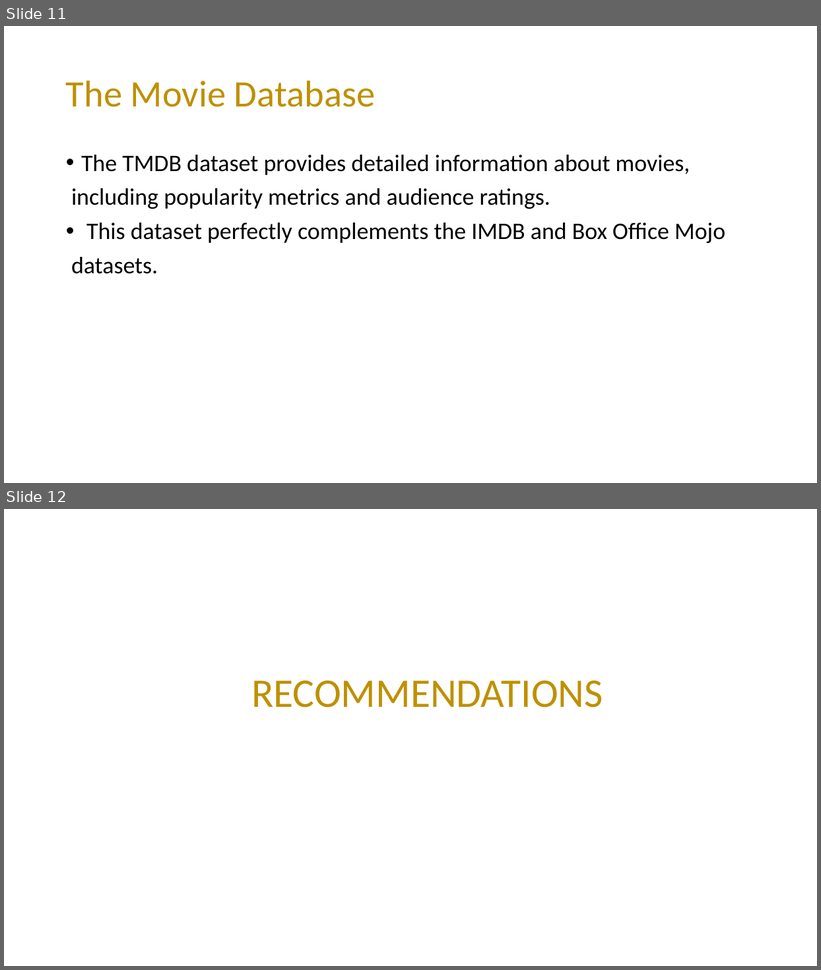
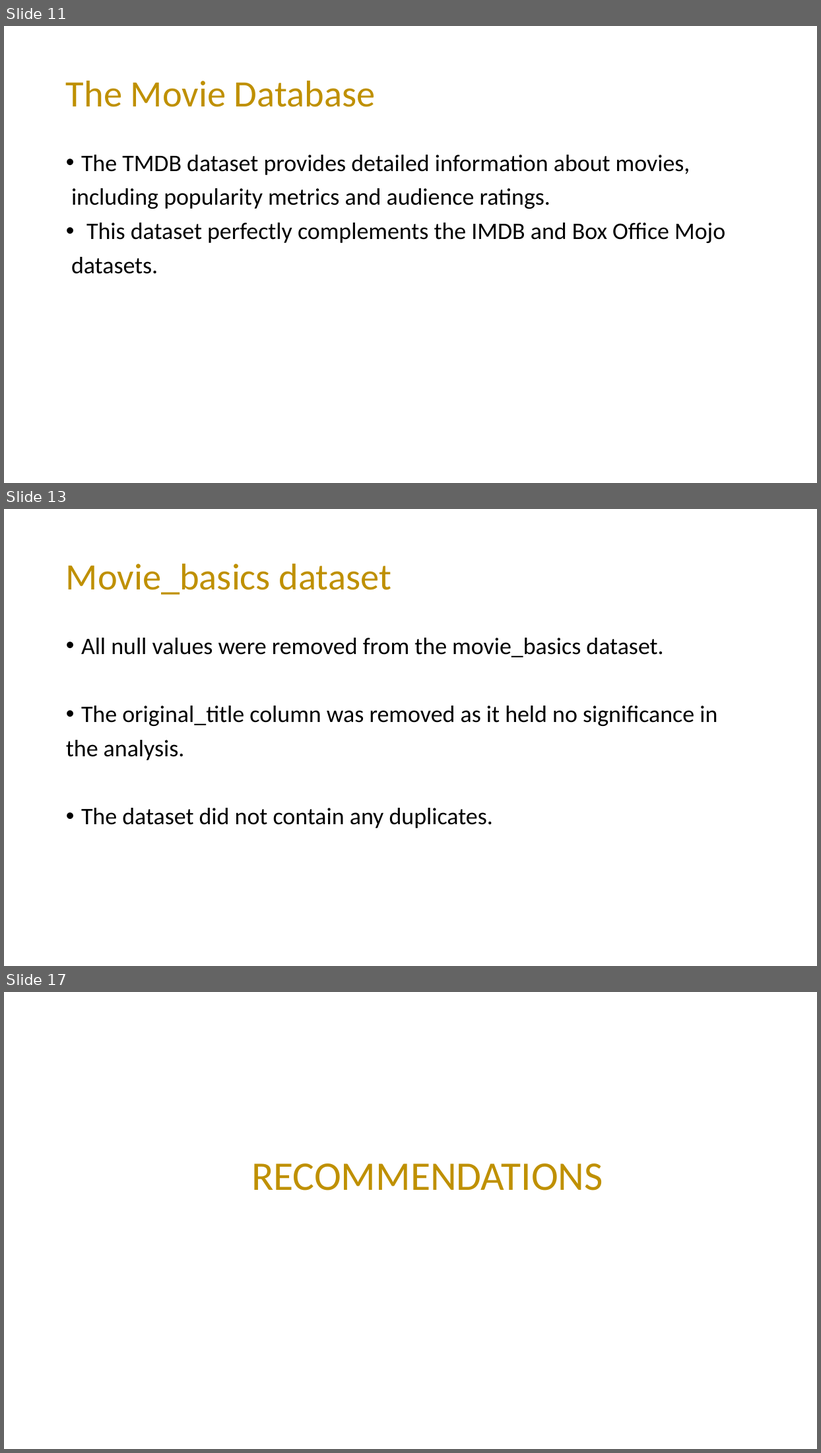
Before and after one commit to mading225/GROUP-6-PROJECT-, a slide deck: project.pptx. Shown one above the other, each under a label of ours: slides 11 and 12 before the commit, slides 11, 13 and 17 after it; the slides between them are not shown. The pictures are 821x970 and 821x1453 pixels, drawn with LibreOffice and Linux fonts; fonts in the diff are those of the drawing. Boxes give left, top, right and bottom in pixels: in the first picture for what was removed or moved away, otherwise in the second. Text is boxed around its words. In the diff, an @@ line names an element or a change of style, - is before the commit and + after.

Commit message:
Add data analysis

```diff
--- a/project.pptx
+++ b/project.pptx
@@ slide 13 added at <box>4,509,817,966</box>, background #FFFFFF @@
@@ title added at <box>66,563,391,595</box>, 44 pt, text #BF9000 @@
+Movie_basics dataset
@@ text added at <box>66,638,717,828</box>, 28 pt, text #000000 @@
+• All null values were removed from the movie_basics dataset.
+• The original_title column was removed as it held no significance in
+the analysis.
+• The dataset did not contain any duplicates.
@@ what was slide 12 is now slide 17 @@
```
Also in this commit, not shown: 2 slides changed, 4 other slides added.
